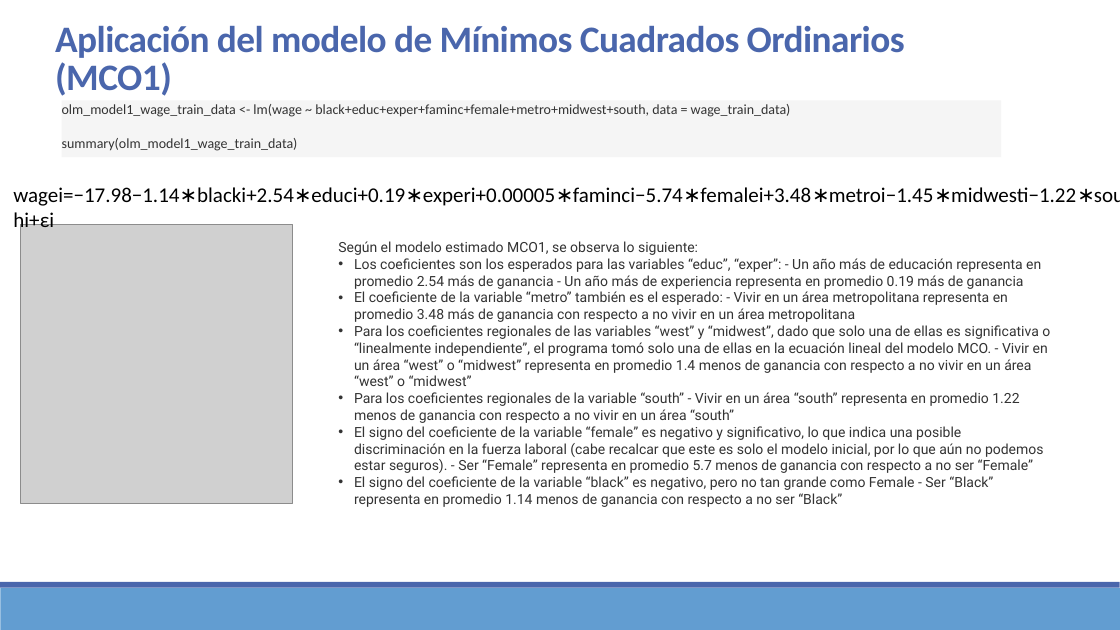
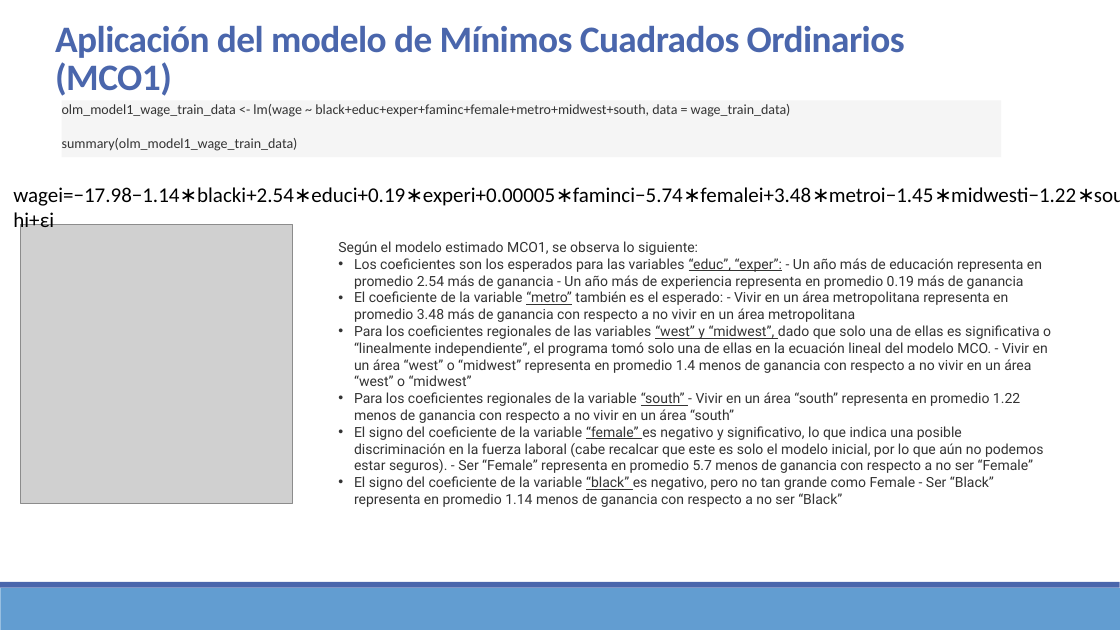
Before and after one commit to Sergio-Ibarra-1795/MIS_Regresion_GitHub, a slide deck: slide 6 of Mod_Lineales_Examen_a_casa_v1_1.pptx. Drawn at 1120x630 pixels with LibreOffice and Linux fonts; fonts in the diff are those of the drawing; grey boxes stand for pictures. Boxes give left, top, right and bottom in pixels: in the first picture for what was removed or moved away, otherwise in the second. Text is boxed around its words. In the diff, an @@ line names an element or a change of style, - is before the commit and + after.

```diff
--- a/Mod_Lineales_Examen_a_casa_v1_1.pptx
+++ b/Mod_Lineales_Examen_a_casa_v1_1.pptx
@@ text at box(354, 258, 1051, 507): underline on in "“educ”, “exper”:", "“metro”", "“west” y “midwest”,", "“south”" and 2 more places @@
```
Also in this commit, not shown: 4 other slides changed, 3 slides added, 2 other files.
